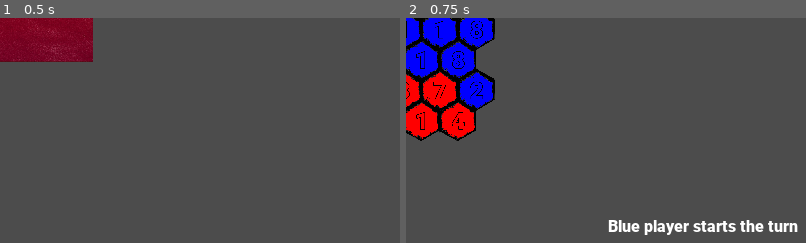
Above: before the commit, frames 1-2 (left to right).
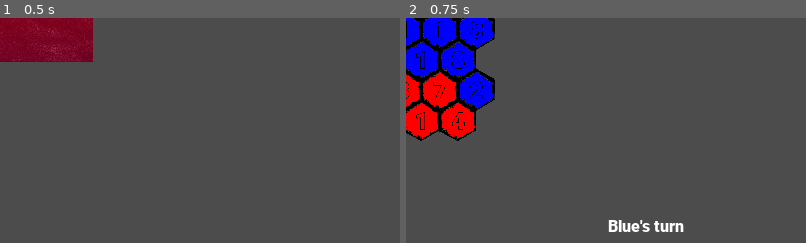
Above: after the commit, the same moments.

Repository: delington/Godot-DiceWars
Game: Godot game, scene res://Main.tscn
Two runs of this game, one before a commit and one after it. Both use one fixed random seed, a clock stepped at 60 frames per second and the inputs below.
Inputs:
- Up to frame 1 (0.5 s): no input
- Up to frame 2 (0.75 s): click "Press to start" at 0.5 s
The pictures show only the part of the screen within x 37-87%, y 43-93%; the shares and areas given below are measured in that part.

Frame 1 is identical in both runs. In frame 2, 1.2% of the frame differs, in the area x 58-98%, y 89-97%.

Commit message:
Battlefield: - functions changed to easier global functions, - this handles now the select field input event, - remove unnecessary parameters variable, Global: - add useful functions, - add index variable for easier usage of passing data between scenes, HexaSprite: - extend default input_event signal with self reference of HexaSprite to send it to another script, Main: - preload instead of load, it is safer, - remove unnecessary transfer data between scenes function (it is handled with Global class instead) WelcomeScreen: - remove parameters dictionary, data transfer handled with Global class

Diff:
--- a/Battlefield.gd
+++ b/Battlefield.gd
@@ -14,16 +14,13 @@
 const MAX_FIELD_DICE_NUMBER = 8
 const FIRST_PLAYER_INDEX = 0
 const SECOND_PLAYER_INDEX = 1
-const COLOR_KEY = "value"
-const COLOR_TEXT_KEY = "text"
+const TURN_LABEL = "'s turn"
 
 onready var start_label = $"StartLabel"
-var parameters: Dictionary
 
 # Called when the node enters the scene tree for the first time.
 func _ready():
-	#hexagon.set_color(Global.player_color)
-	#hexagon.position.x = 100
+	Global.ref["Battlefield"] = self
 
 	var field_array = create_game_field()
 	set_color_of_fields(field_array)
@@ -35,11 +32,11 @@
 	pass
 
 func set_start_label():
-	var selected_player_index: int = parameters[Global.OPTION_BUTTON_PLAYER_KEY]
+	var selected_player_index: int = Global.current_player_index
 
 	if selected_player_index >= 0:
-		var selected_player_color = Global.player_colors_dict[selected_player_index][COLOR_TEXT_KEY]
-		start_label.text = str(selected_player_color, " player starts the turn")
+		var selected_player_color = Global.get_player_color_name_by_index(selected_player_index)
+		start_label.text = str(selected_player_color, TURN_LABEL)
 	else:
 		print("ERROR: player index is out of bounds!")
 
@@ -50,11 +47,11 @@
 		for j in range(0, COLUMN_COUNT):
 			var random_player_index = get_random_integer(0,1)
 			if (field_number_array[random_player_index] > 0):
-				field_array[i][j].set_color(Global.player_colors_dict[random_player_index][COLOR_KEY])
+				field_array[i][j].set_color(Global.get_player_color_value_by_index(random_player_index))
 				field_number_array[random_player_index] -= 1
 			else:
 				var opponent_player_index: int = get_opponent_index(random_player_index)
-				field_array[i][j].set_color(Global.player_colors_dict[opponent_player_index][COLOR_KEY])
+				field_array[i][j].set_color(Global.get_player_color_value_by_index(opponent_player_index))
 				field_number_array[opponent_player_index] -= 1
 
 func get_opponent_index(random_player_index: int):
@@ -70,10 +67,10 @@
 
 		var field = field_array[random_row][random_column]
 		if field.dice_number < 8 && field.select_chance != 1 && field.select_chance != 2:	#give more equal distribution of dice values
-			if field.color == Global.player_colors_dict[FIRST_PLAYER_INDEX][COLOR_KEY]:
+			if field.color == Global.get_player_color_value_by_index(FIRST_PLAYER_INDEX) :
 				set_field_dice_if_valid(field, player_dice_array, FIRST_PLAYER_INDEX)
 
-			elif field.color == Global.player_colors_dict[SECOND_PLAYER_INDEX][COLOR_KEY]:
+			elif field.color == Global.get_player_color_value_by_index(SECOND_PLAYER_INDEX) :
 				set_field_dice_if_valid(field, player_dice_array, SECOND_PLAYER_INDEX)
 
 			field.select_chance += 1
@@ -149,3 +146,15 @@
 
 func set_instance_coordinates(instance, i, j):
 	instance.coordinate = Vector2(i, j)
+
+func handle_scene_change(field):
+	var selected = field.selected
+	var color = field.color
+
+	if selected:
+		field.selected = false
+		field.set_color(color)
+	else:
+		field.selected = true
+		field.modulate = Global.selection_color
+		field.modulate.a = 5
--- a/Global.gd
+++ b/Global.gd
@@ -15,6 +15,10 @@
 const SECOND_PLAYER_INDEX = 1
 const OPTION_BUTTON_PLAYER_KEY = "selected_player"
 
+var ref: Dictionary
+
+var current_player_index: int
+
 # Called when the node enters the scene tree for the first time.
 func _ready():
 	pass # Replace with function body.
@@ -23,3 +27,9 @@
 # Called every frame. 'delta' is the elapsed time since the previous frame.
 #func _process(delta):
 #	pass
+
+func get_player_color_value_by_index(index):
+	return player_colors_dict[index]["value"]
+
+func get_player_color_name_by_index(index):
+	return player_colors_dict[index]["text"]
--- a/HexaSprite.gd
+++ b/HexaSprite.gd
@@ -1,4 +1,6 @@
 extends Sprite
+
+signal signal_select_field(instance)
 
 var color: Color
 var text = ""
@@ -14,6 +16,7 @@
 
 	var area_hexa = $"AreaHexa"
 	area_hexa.connect("input_event", self, "_on_AreaHexa_input_event")
+	self.connect("signal_select_field", Global.ref["Battlefield"], "handle_scene_change")
 
 # Called every frame. 'delta' is the elapsed time since the previous frame.
 func _process(delta):
@@ -31,10 +34,4 @@
 func _on_AreaHexa_input_event(viewport, event, shape_idx):
 
 	if event is InputEventMouseButton and event.pressed and event.button_index == BUTTON_LEFT:
-		if selected:
-			selected = false
-			set_color(color)
-		else:
-			selected = true
-			self.modulate = Global.selection_color
-			self.modulate.a = 5
+		emit_signal("signal_select_field", self)
--- a/Main.gd
+++ b/Main.gd
@@ -14,11 +14,7 @@
 func handle_scene_change():
 	first_scene.queue_free()
 
-	var battlefield_scene = load(BATTLEFIELD_SCENE_PATH).instance()
+	var battlefield_scene = preload(BATTLEFIELD_SCENE_PATH).instance()
 	add_child(battlefield_scene)
 
-	transfer_data_between_scenes(first_scene, battlefield_scene)
 	battlefield_scene.set_start_label()
-
-func transfer_data_between_scenes(old_scene, new_scene):
-	new_scene.parameters = old_scene.parameters
--- a/WelcomeScreen.gd
+++ b/WelcomeScreen.gd
@@ -3,10 +3,6 @@
 signal change_scene()
 
 onready var option_button = $"OptionButton"
-
-var parameters = {
-	Global.OPTION_BUTTON_PLAYER_KEY: -1
-}
 
 
 # Called when the node enters the scene tree for the first time.
@@ -22,5 +18,5 @@
 #	pass
 
 func _on_Button_pressed():
-	parameters[Global.OPTION_BUTTON_PLAYER_KEY] = option_button.get_selected_id()
+	Global.current_player_index = option_button.get_selected_id()
 	emit_signal("change_scene")
